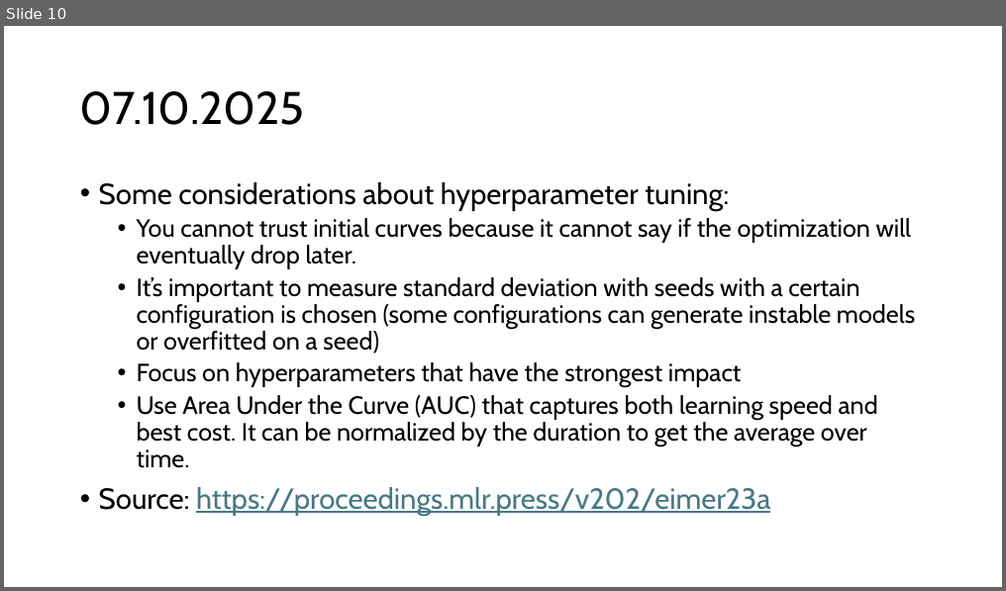
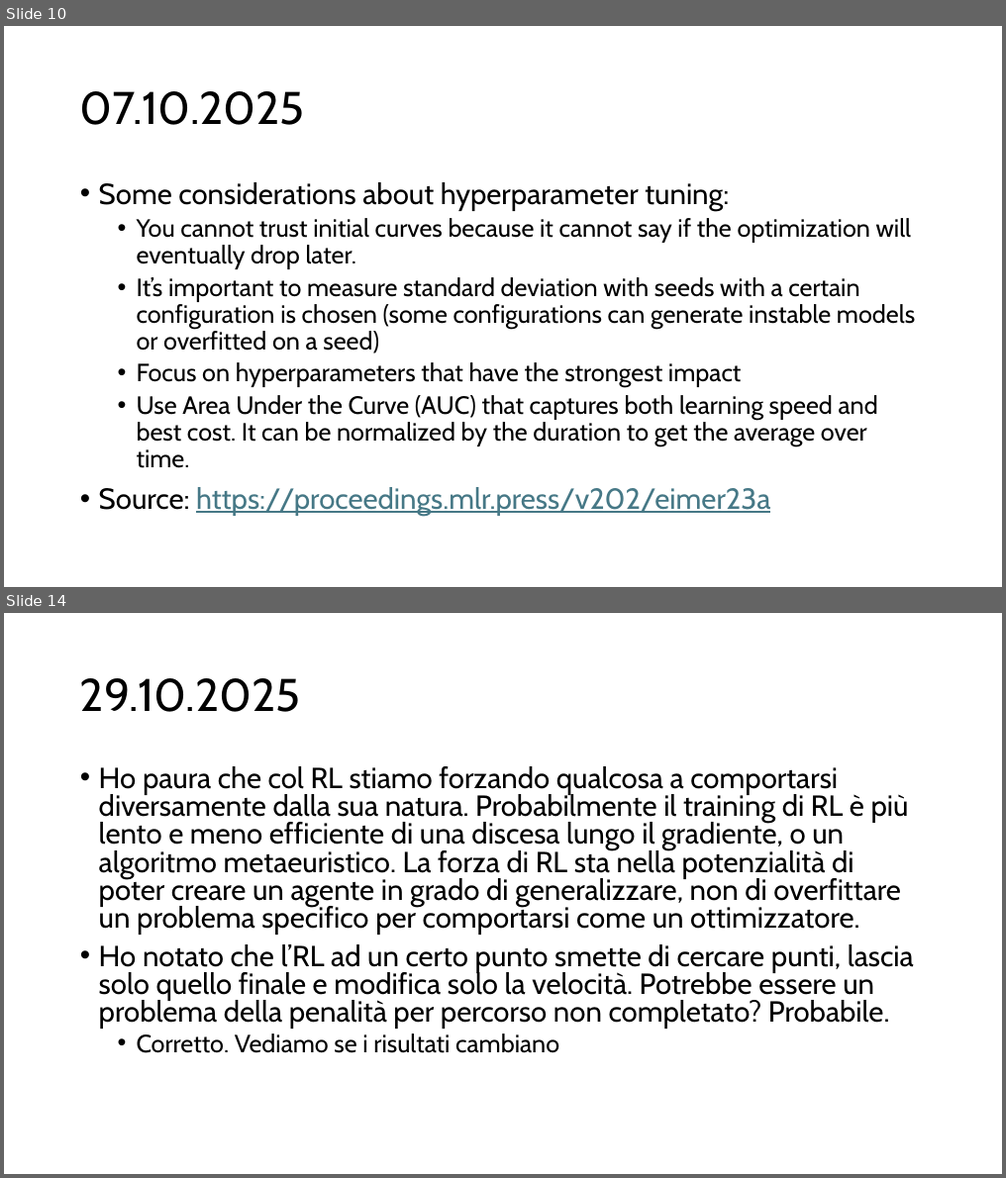
Before and after one commit to andrea-vaiuso/Advanced-Drone-Trajectory-Optimization, a slide deck: Journal/Journal.pptx. Shown one above the other, each under a label of ours: slide 10 before the commit, slides 10 and 14 after it; the slides between them are not shown. The pictures are 1006x591 and 1006x1178 pixels, drawn with LibreOffice and Linux fonts; fonts in the diff are those of the drawing. Boxes give left, top, right and bottom in pixels: in the first picture for what was removed or moved away, otherwise in the second. Text is boxed around its words. In the diff, an @@ line names an element or a change of style, - is before the commit and + after.

```diff
--- a/Journal/Journal.pptx
+++ b/Journal/Journal.pptx
@@ slide 14 added at (4,613,1002,1174), background #FFFFFF @@
@@ title added at (80,678,301,712), 44 pt, text #000000 @@
+29.10.2025
@@ text added at (99,766,914,1054), 28 pt, text #000000 @@
+• Ho paura che col RL stiamo forzando qualcosa a comportarsi diversamente dalla sua natura. Probabilmente il training di RL è più lento e meno efficiente di una discesa lungo il gradiente, o un algoritmo metaeuristico. La forza di RL sta nella potenzialità di poter creare un agente in grado di generalizzare, non di overfittare un problema specifico per comportarsi come un ottimizzatore.
+• Ho notato che l’RL ad un certo punto smette di cercare punti, lascia solo quello finale e modifica solo la velocità. Potrebbe essere un problema della penalità per percorso non completato? Probabile.
+  • Corretto. Vediamo se i risultati cambiano
```
Also in this commit, not shown: 5 other slides added, 7 other files.
